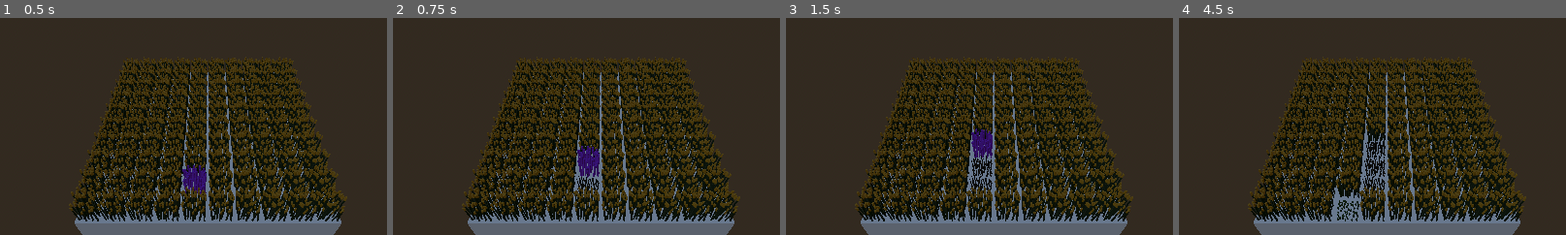
Above: before the commit, frames 1-4 (left to right).
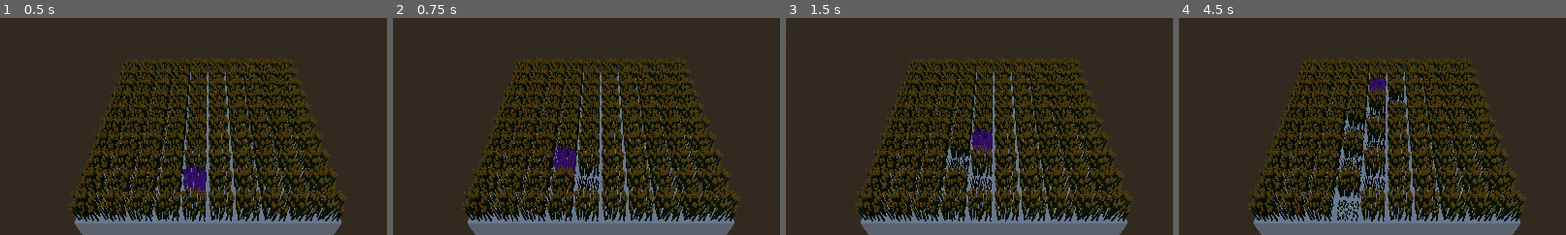
Above: after the commit, the same moments.

Repository: Squix/scientific_game_jam_26
Game: Godot game, scene res://scenes/game_parasite.tscn
Two runs of this game, one before a commit and one after it. Both use one fixed random seed, a clock stepped at 60 frames per second and the inputs below. This scene is started directly instead of the project's main scene.
Inputs (mouse positions are % of the whole screen's width and height, from its top left):
- Up to frame 1 (0.5 s): no input
- Up to frame 2 (0.75 s): tap Enter at 0.5 s; move the mouse to (72, 45) at 0.52 s; press the mouse at (72, 45) at 0.53 s
- Up to frame 3 (1.5 s): tap Space at 1.25 s; move the mouse to (30, 55) at 1.27 s; release the mouse at (30, 55) at 1.28 s; click (30, 55) at 1.35 s
- Up to frame 4 (4.5 s): tap Enter at 2, 3.5 s; move the mouse to (60, 28) at 2.02 s; press the mouse at (60, 28) at 2.03 s; tap Space at 2.75, 4.25 s; move the mouse to (45, 70) at 2.77 s; release the mouse at (45, 70) at 2.78 s; click (45, 70) at 2.85 s; move the mouse to (80, 65) at 3.52 s; press the mouse at (80, 65) at 3.53 s; move the mouse to (20, 35) at 4.27 s; release the mouse at (20, 35) at 4.28 s; click (20, 35) at 4.35 s
The pictures show only the part of the screen within x 23-73%, y 24-74%; the shares and areas given below are measured in that part.

Frame 1 is identical in both runs. In frame 2, 1.1% of the frame differs, in the area x 41-54%, y 58-74%; in frame 3, 0.8%; in frame 4, 1.6%, in the area x 41-59%, y 27-73%.

Commit message:
feat: at start, provide favorable caracteristics for cells

Diff:
--- a/script/cell.gd
+++ b/script/cell.gd
@@ -20,25 +20,27 @@
 		debug_mesh.surface_set_material(0, debug_material)
 		(colza_alive.find_child("Colza_BASE") as MeshInstance3D).mesh = debug_mesh
 
-	state = CellState.containColza
+	state = new_state
 
 var waterLevel: int = 1
 var soilLevel: int = 1
 var sunLevel: int = 1
 
 func initCell():
-	waterLevel = randi_range(1,2)
+	waterLevel = 1
 	soilLevel = randi_range(1,2)
-	sunLevel = randi_range(1,2)
+	sunLevel = 2
 
 func _ready() -> void:
 	pass
 
 func KillColza():
+	set_state(CellState.dead)
 	colza_alive.hide()
 	colza_dead.show()
 
 func CutColza():
+	set_state(CellState.cut)
 	colza_alive.hide()
 	colza_cut.show()
 	pass
--- a/script/parasite.gd
+++ b/script/parasite.gd
@@ -5,10 +5,11 @@
 
 signal parasite_dead
 
+# le colza ne doit pas être mort ni cut
 @export var spreadRules = {
 	"waterLevel":1,
 	"sunLevel":2,
-	"soilLevel":2
+	"soilLevel":2 #unused pour l'instant
 }
 
 var current_cell : Cell
@@ -44,10 +45,15 @@
 func _get_target_cell() -> Variant:
 	#get adjacent cells to current_cell
 	var adjacent_cells = field.getAdjacentCellsTo(current_cell)
-	print("cells", adjacent_cells.map(func(c: Cell):return "name: {0},soilLevel: {1},sunLevel: {2},waterLevel: {3}".format([c.name, c.soilLevel, c.sunLevel, c.waterLevel])))
+	print("\ncandidate_cells:\n")
+	for c : Cell in adjacent_cells:
+		print("name: {0},soilLevel: {1},sunLevel: {2},waterLevel: {3},state: {4}\n".format([c.name, c.soilLevel, c.sunLevel, c.waterLevel, c.state]))
 	#filter to keep good ones
 	var valid_cells = adjacent_cells.filter(func(c : Cell):
-		return c.waterLevel == spreadRules["waterLevel"] && c.sunLevel == spreadRules["sunLevel"]  )
+		return c.waterLevel == spreadRules["waterLevel"] && c.sunLevel == spreadRules["sunLevel"] && c.state == Cell.CellState.containColza  )
+	print("\nvalid_cells:\n")
+	for c : Cell in valid_cells:
+		print("name: {0},soilLevel: {1},sunLevel: {2},waterLevel: {3},state: {4}\n".format([c.name, c.soilLevel, c.sunLevel, c.waterLevel, c.state]))
 	#random select between good ones
 	if len(valid_cells) == 0:
 		return null
